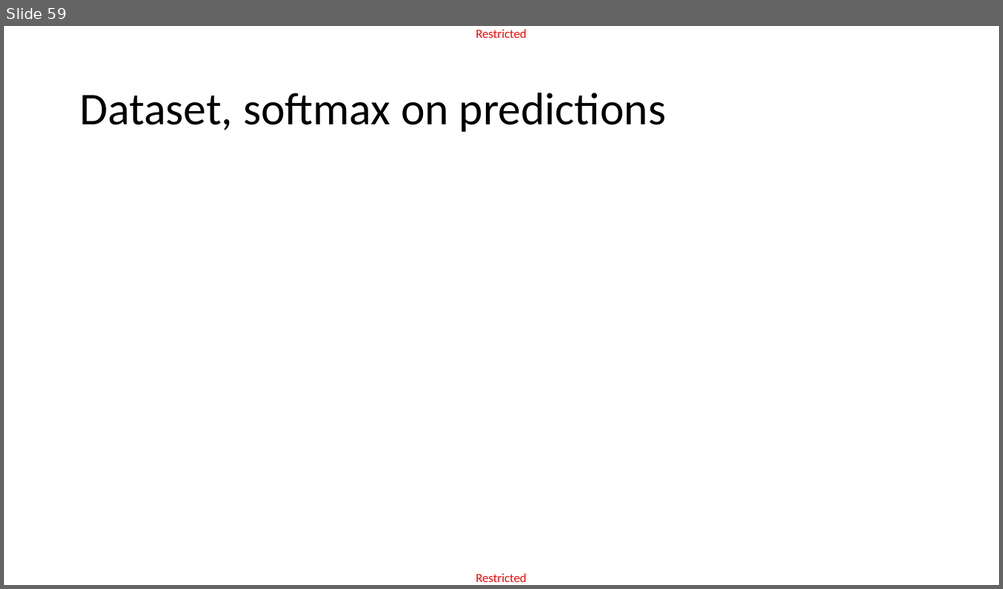
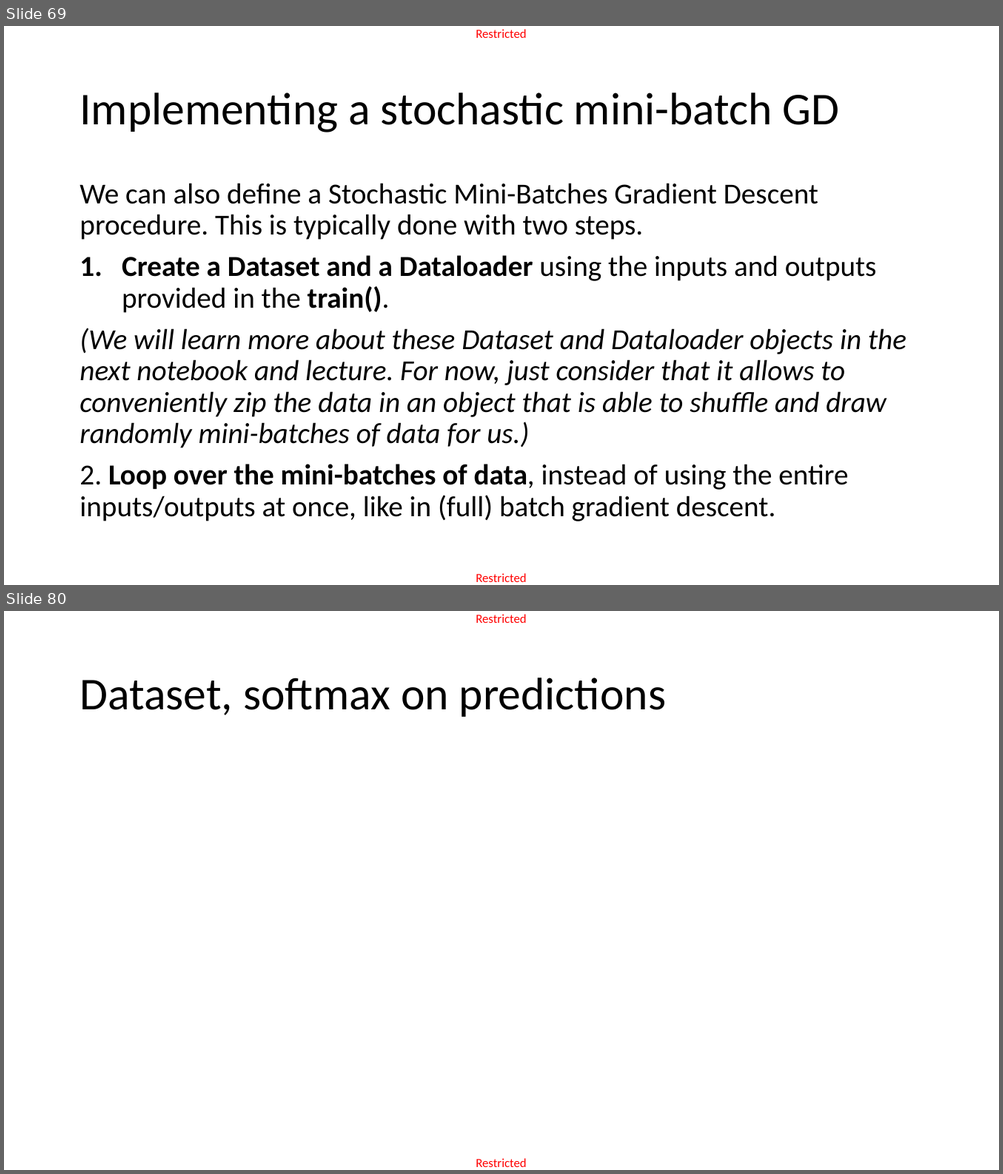
Before and after one commit to matthieudemari/SUTD_DL_50_039, a slide deck: W3/0. All/W3.pptx. Shown one above the other, each under a label of ours: slide 59 before the commit, slides 69 and 80 after it; the slides between them are not shown. The pictures are 1003x589 and 1003x1174 pixels, drawn with LibreOffice and Linux fonts; fonts in the diff are those of the drawing. Boxes give left, top, right and bottom in pixels: in the first picture for what was removed or moved away, otherwise in the second. Text is boxed around its words. In the diff, an @@ line names an element or a change of style, - is before the commit and + after.

```diff
--- a/W3/0. All/W3.pptx
+++ b/W3/0. All/W3.pptx
@@ slide 69 added at (4,26,999,585), background #FFFFFF; not listed: 2 template elements that a slide beside it also shows @@
@@ title added at (79,93,839,133), 44 pt, text #000000 @@
+Implementing a stochastic mini-batch GD
@@ text added at (79,183,906,522), 28 pt, text #000000 @@
+We can also define a Stochastic Mini-Batches Gradient Descent procedure. This is typically done with two steps.
+1. Create a Dataset and a Dataloader using the inputs and outputs provided in the train().
+(We will learn more about these Dataset and Dataloader objects in the next notebook and lecture. For now, just consider that it allows to conveniently zip the data in an object that is able to shuffle and draw randomly mini-batches of data for us.)
+2. Loop over the mini-batches of data, instead of using the entire inputs/outputs at once, like in (full) batch gradient descent.
@@ what was slide 59 is now slide 80 @@
```
Also in this commit, not shown: 4 slides changed, 29 other slides added, 9 slides removed, 7 other files.
